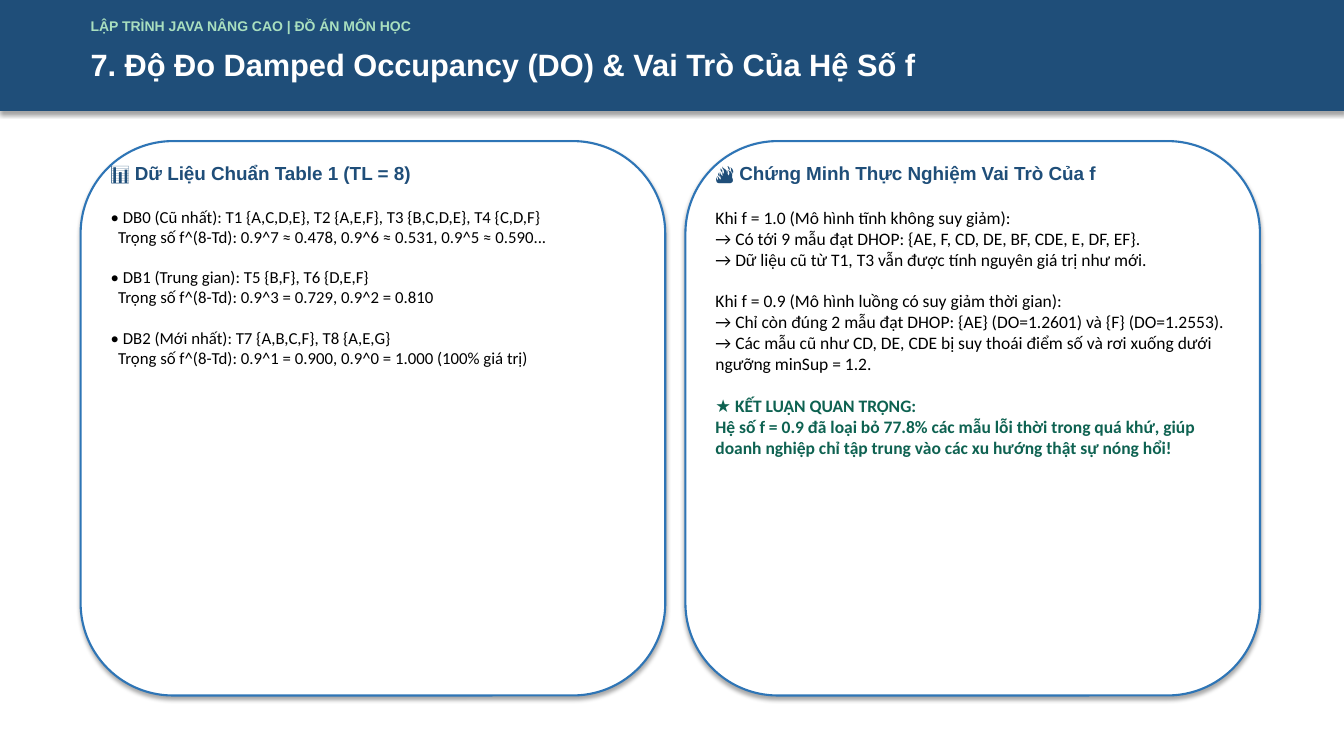
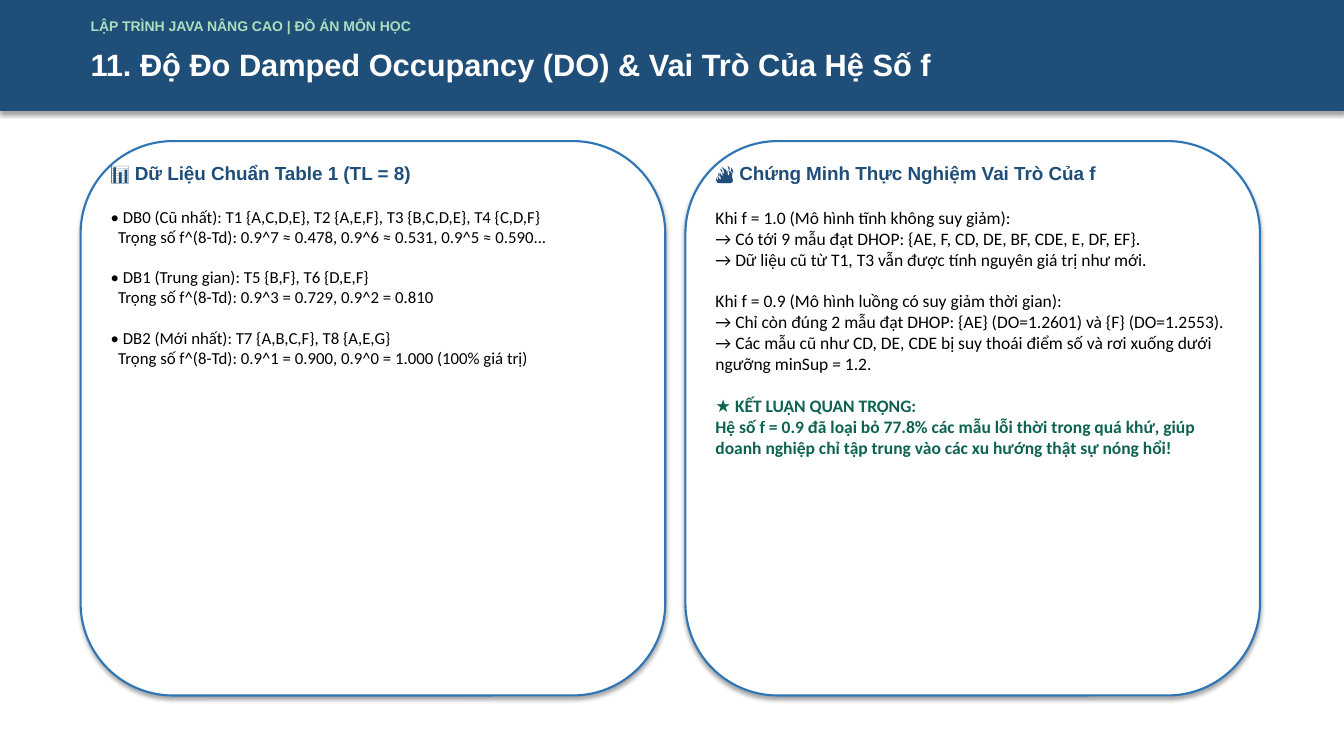
Before and after one commit to 2312741-sudo/javanc, a slide deck: slide 11 of docs/ThuyetTrinh_DeTai_DHOPM_2312741_NguyenThanhTam.pptx (slide 8 before the commit). Drawn at 1344x756 pixels with LibreOffice and Linux fonts; fonts in the diff are those of the drawing. Boxes give left, top, right and bottom in pixels: in the first picture for what was removed or moved away, otherwise in the second. Text is boxed around its words. In the diff, an @@ line names an element or a change of style, - is before the commit and + after.

Commit message:
feat: update PPTX with 3 dedicated minOcc slides (8-10), total 19 slides, 78/78 tests
- Add Slide 8: minOcc bối cảnh & vấn đề — DHO-List phình to vô hạn, 0.9^200 ≈ 7.2e-10
- Add Slide 9: Chứng minh toán học 3 bước → W = floor(ln(minOcc)/ln(f))
- Add Slide 10: Phân tích 2 chiều (fix f vs fix minOcc) + Tab 6 feature list
- Update slide header numbers: s9→12, s10→13, s11→14, s12→15, s13→16, s14→17, s15→18
- Update test count: 63/63 → 78/78, add MinOccWindowTest (15 tests) entry
- Update generator script docstring: 19 slides total
- PPTX now matches HTML presentation detail with full minOcc content

```diff
--- a/docs/ThuyetTrinh_DeTai_DHOPM_2312741_NguyenThanhTam.pptx
+++ b/docs/ThuyetTrinh_DeTai_DHOPM_2312741_NguyenThanhTam.pptx
@@ text at (x1=91, y1=52, x2=930, y2=81): text changed @@
-7. Độ Đo Damped Occupancy (DO) & Vai Trò Của Hệ Số f
+11. Độ Đo Damped Occupancy (DO) & Vai Trò Của Hệ Số f
```
Also in this commit, not shown: 7 other slides changed, 3 slides added.
